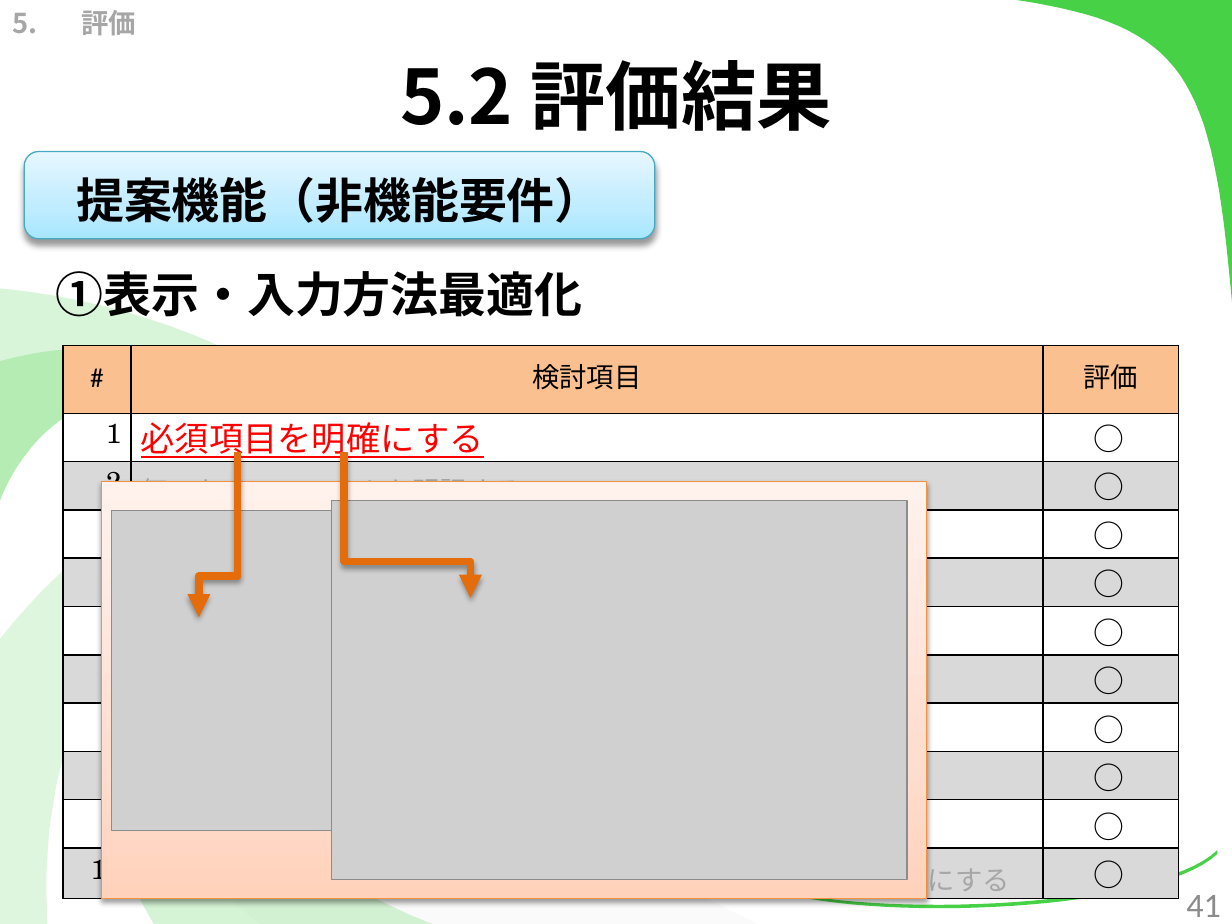
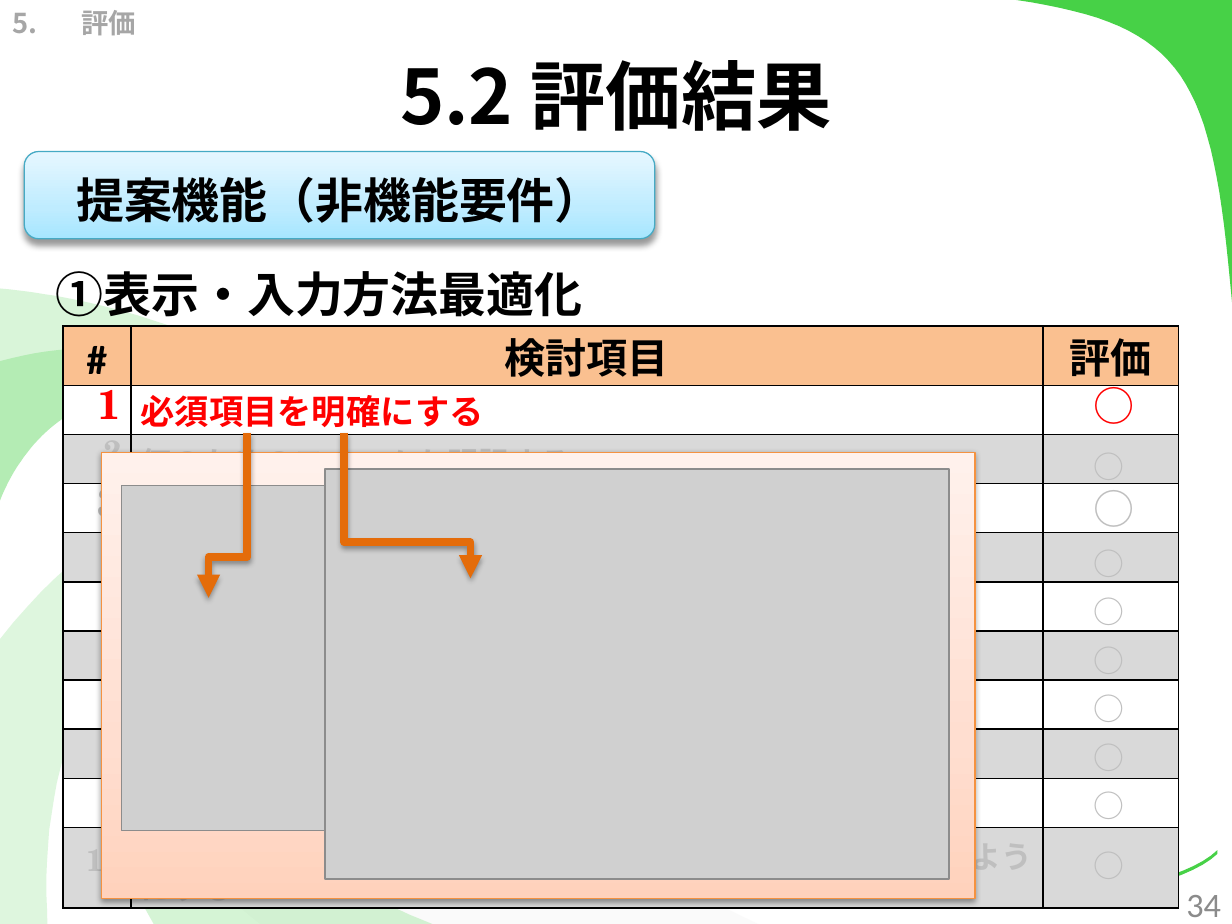
Before and after one commit to kotaro0717/Report-Management, a slide deck: slide 34 of PowerPoint/report_hokada.pptx (slide 41 before the commit). Drawn at 1232x924 pixels with LibreOffice and Linux fonts; fonts in the diff are those of the drawing; grey boxes stand for pictures. Boxes give left, top, right and bottom in pixels: in the first picture for what was removed or moved away, otherwise in the second. Text is boxed around its words. In the diff, an @@ line names an element or a change of style, - is before the commit and + after.

```diff
--- a/PowerPoint/report_hokada.pptx
+++ b/PowerPoint/report_hokada.pptx
@@ table at <box>63,326,1178,911</box> @@
@@ size 16 to 24 pt in "#", "検討項目", "評価", "1" and 1 more places @@
@@ bold on @@
@@ text colour #000000 to #FF0000 in "1" @@
@@ underline off in "必須項目を明確にする" @@
@@ size 16 to 18 pt in "2", "何のためのフォームか明記する", "4", "送信ボタンの表現を変える" and 12 more places @@
@@ text colour #000000 to #BFBFBF in "2", "3", "4", "5" and 5 more places @@
@@ text colour #A6A6A6 to #BFBFBF in "何のためのフォームか明記する", "アクティブなフォームは色を変える", "送信ボタンの表現を変える", "フォームの項目は垂直にする" and 5 more places @@
@@ size 16 to 20 pt in "アクティブなフォームは色を変える" @@
@@ table: place and size @@
-table at <box>63,346,1178,902</box>
+table at <box>63,326,1178,911</box>
@@ text "○": place and size @@
-text "○" at <box>1082,414,1149,463</box>
+text "○" at <box>1082,375,1149,436</box>
@@ text "○" at <box>1082,375,1149,436</box>: size 18 to 24 pt, text colour #000000 to #FF0000 @@
@@ elbow arrow moved from (238, 452) - (198, 617) to (248, 432) - (208, 598) @@
@@ 7 texts, 1 elbow arrow: place and size @@
-7 texts, 1 elbow arrow at <box>345,452,1149,851</box>
+7 texts, 1 elbow arrow at <box>345,432,1149,830</box>
@@ text colour #000000 to #BFBFBF in 8 elements at <box>1082,840,1149,890</box>, <box>1082,636,1149,685</box>, <box>1082,538,1149,588</box>, <box>1082,586,1149,636</box>, <box>1082,684,1149,733</box>, <box>1082,732,1149,781</box>, <box>1082,781,1149,830</box>, <box>1082,441,1149,490</box> @@
@@ rectangle: place and size @@
-rectangle at <box>102,482,926,899</box>
+rectangle at <box>102,452,976,898</box>
@@ picture: place and size @@
-picture at <box>331,500,907,878</box>
+picture at <box>325,469,950,880</box>
@@ text "○": place and size @@
-text "○" at <box>1082,510,1149,559</box>
+text "○" at <box>1082,478,1149,540</box>
@@ text "○" at <box>1082,478,1149,540</box>: size 18 to 24 pt, text colour #000000 to #BFBFBF @@
@@ picture: place and size @@
-picture at <box>112,510,733,830</box>
+picture at <box>121,485,790,830</box>
@@ text "○": place and size @@
-text "○" at <box>1082,850,1149,899</box>
+text "○" at <box>1082,840,1149,890</box>
@@ page number at <box>1186,895,1221,917</box>: text changed @@
-41
+34
```
Also in this commit, not shown: 41 other slides changed, 1 slide added, 3 slides removed, 2 other files.
